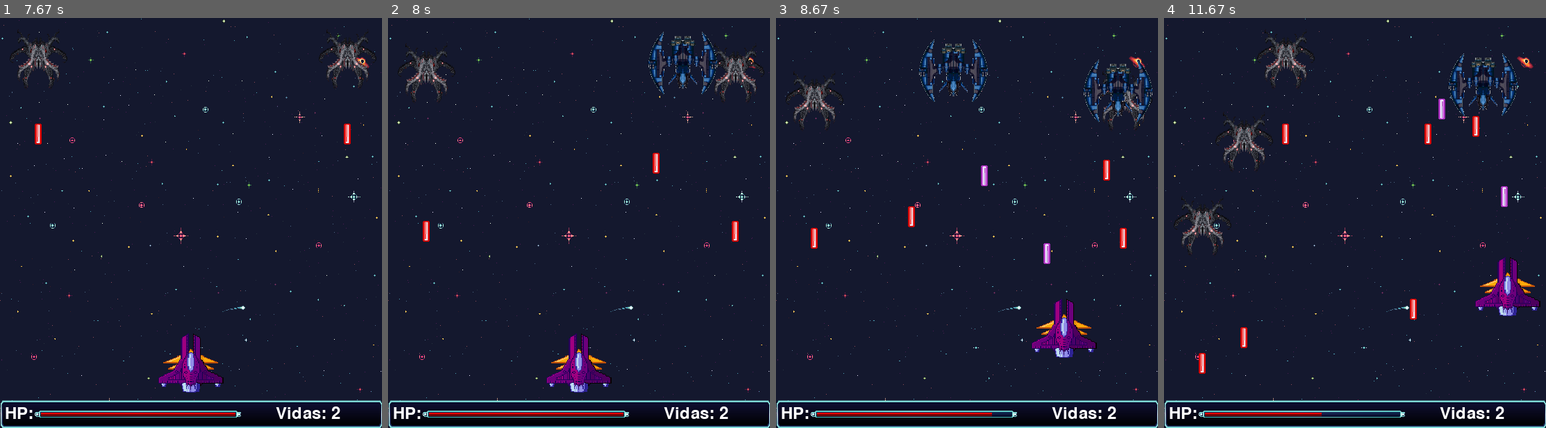
Above: before the commit, frames 1-4 (left to right).
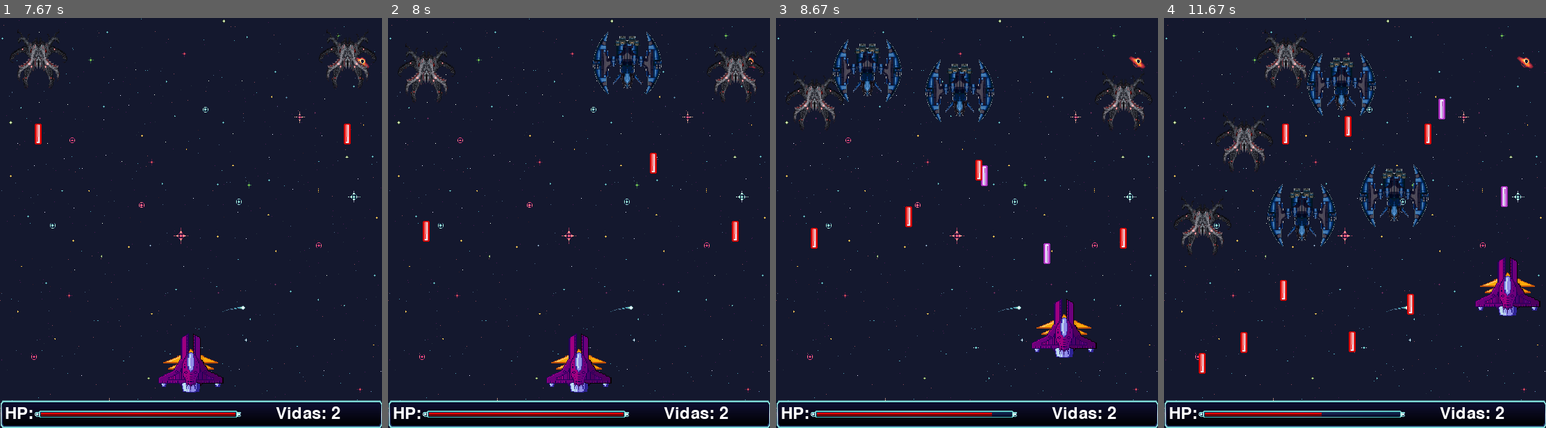
Above: after the commit, the same moments.

Repository: cjs-13/Projeto_pygame
Game: pygame game, started from main.py
Two runs of this game, one before a commit and one after it. Both use one fixed random seed, a clock stepped at 60 frames per second and the inputs below.
Inputs (mouse positions are in pixels of both pictures, inside the frame that each line leads up to):
- Up to frame 1 (7.67 s): click (191, 206) at 7.38 s
- Up to frame 2 (8 s): tap U at 7.67 s
- Up to frame 3 (8.67 s): hold Right 8-8.47 s; tap Space at 8.07, 8.37, 8.57 s; tap U at 8.15 s; hold Up from 8.5 s (still down)
- Up to frame 4 (11.67 s): release Up at 8.8 s; hold Right 8.83-9.3 s; tap Space at 8.9, 9.2, 9.97, 10.3, 10.6, 10.73, 11.13, 11.43 s; hold Down 9.9-10.2 s; hold Left 10.23-10.63 s; hold Up 10.67-11.03 s; tap U at 10.82 s; hold Right from 11.07 s (still down)

Frame 1 is identical in both runs. In frame 2, 1.6% of the frame differs, in the area x 53-87%, y 3-38%; in frame 3, 3.3%; in frame 4, 3.9%, in the area x 13-93%, y 8-82%.

Commit message:
Implementado colisao entre a nave dos inimigos e a nave do jogador

Diff:
--- a/main.py
+++ b/main.py
@@ -219,6 +219,8 @@
             self.atirarinterno(2, lasers)
 
     def ai3_inimigo(self, lasers):
+        if self.y == 0:
+            self.aihelper = random.randint(0,1)
         if self.x + self.largura() + 3 > LARGURA:
             self.aihelper = 1
         elif self.x - 3 < 0:
@@ -241,11 +243,10 @@
             self.x += 2
         elif self.aihelper == 1:
             self.x -= 2
-        self.atirarinterno(0, lasers)
+        #self.atirarinterno(0, lasers)
         #self.atirarinterno(1, lasers)
         #self.atirarinterno(2, lasers)
         #self.atirarinterno(3, lasers)
-
 
 class Jogador(Nave):
     def __init__(self, x, y):
@@ -268,6 +269,14 @@
         self.laservel_y[0] = -7
         self.arma_x[0] = 45
         self.arma_y[0] = 0
+
+    def colisao(self, naves): # Testa a colisao do player com as naves
+        for nave in naves:
+            if self.layer != nave.layer and testa_colisao(self, nave):
+                nave.hp -= 1
+                if self.imunity_timer == 0:
+                    self.hp -= 1
+                    self.imunity_timer = 5
 
     def draw_hp(self, tela): # Desenha na tela os status de hp e vida do jogador
         hp_label = FONT_PRINCIPAL.render("HP:", True, BRANCO)
@@ -483,6 +492,7 @@
         if keys[pygame.K_SPACE]:
             jogador.atirarinterno(0, lasers)
 
+        jogador.colisao(naves)
         for laser in lasers:
             laser.moverlaserinterno(lasers)
             laser.colisaointerno(naves, lasers)
